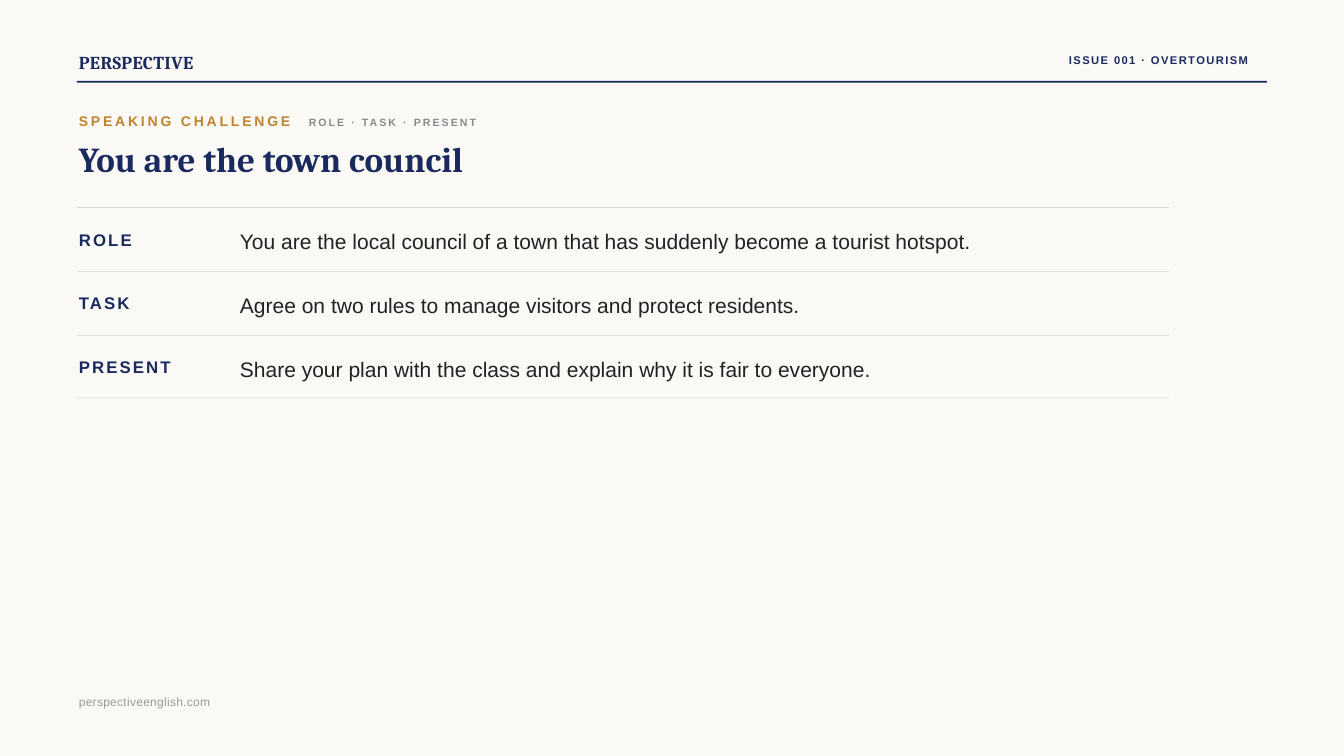
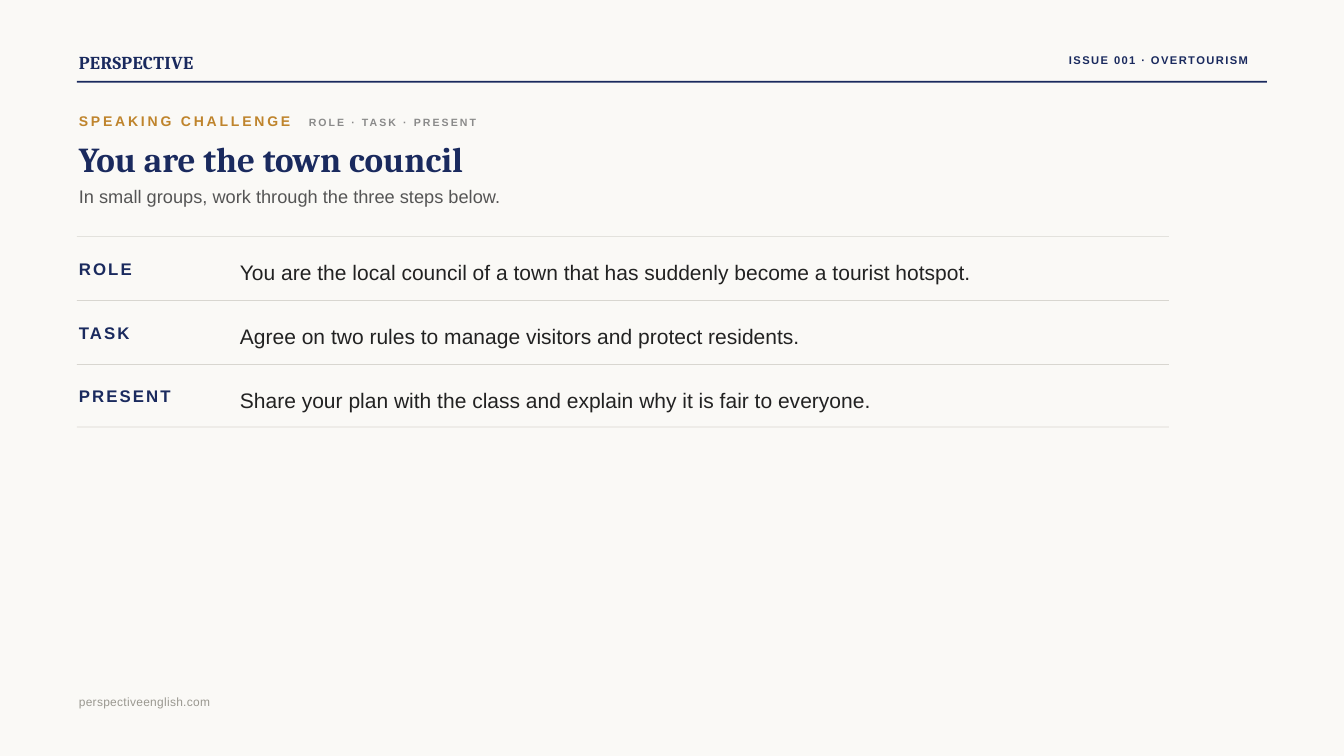
Before and after one commit to Swinka85/perspective-english, a slide deck: slide 14 of downloads/issue001-overtourism.pptx. Drawn at 1344x756 pixels with LibreOffice and Linux fonts; fonts in the diff are those of the drawing. Boxes give left, top, right and bottom in pixels: in the first picture for what was removed or moved away, otherwise in the second. Text is boxed around its words. In the diff, an @@ line names an element or a change of style, - is before the commit and + after.

```diff
--- a/downloads/issue001-overtourism.pptx
+++ b/downloads/issue001-overtourism.pptx
@@ text added at <box>79,190,500,207</box>, 19.5 pt, text #555555 @@
+In small groups, work through the three steps below.
@@ 6 texts, 2 rectangles: place and size @@
-6 texts, 2 rectangles at <box>77,207,1169,381</box>
+6 texts, 2 rectangles at <box>77,237,1169,413</box>
@@ line spacing 1.08 to 1.18 in 3 elements at <box>240,264,970,285</box>, <box>240,392,870,413</box>, <box>240,328,799,349</box> @@
@@ rectangle: place and size @@
-rectangle at <box>77,398,1169,398</box>
+rectangle at <box>77,364,1169,365</box>
@@ rectangle: place and size @@
-rectangle at <box>77,335,1169,336</box>
+rectangle at <box>77,427,1169,427</box>
```
Also in this commit, not shown: 14 other slides changed, 2 other files.
